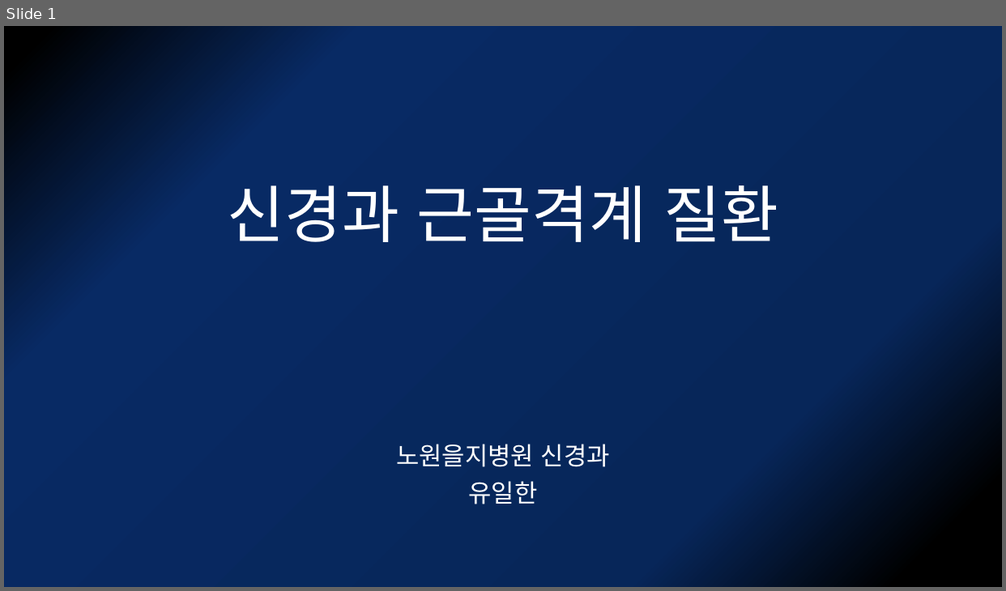
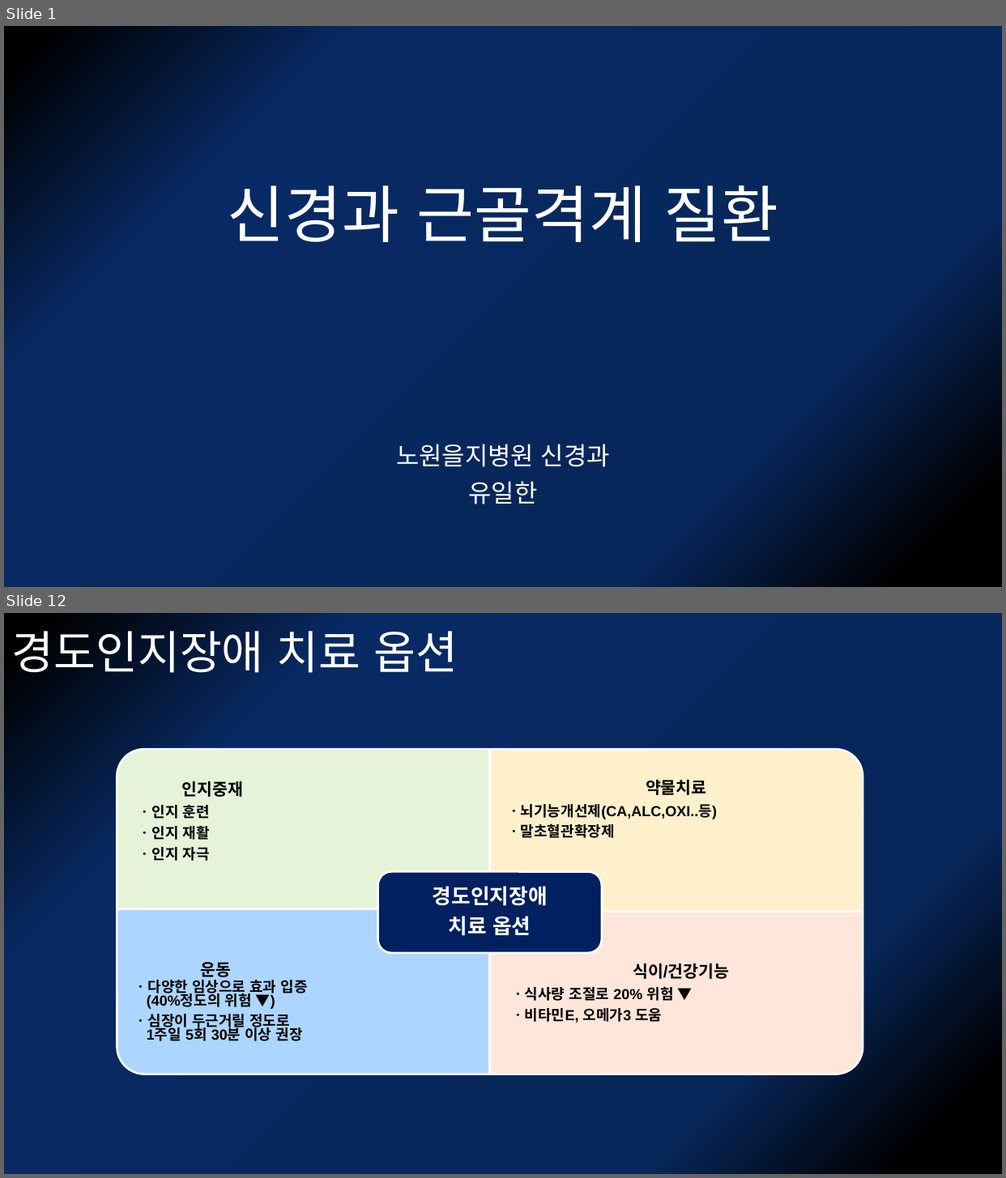
Before and after one commit to kjfdf/-, a slide deck: 신경과 근골격계 질환.pptx. Shown one above the other, each under a label of ours: slide 1 before the commit, slides 1 and 12 after it; the slides between them are not shown. The pictures are 1006x591 and 1006x1178 pixels, drawn with LibreOffice and Linux fonts; fonts in the diff are those of the drawing. Boxes give left, top, right and bottom in pixels: in the first picture for what was removed or moved away, otherwise in the second. Text is boxed around its words. In the diff, an @@ line names an element or a change of style, - is before the commit and + after.

```diff
--- a/신경과 근골격계 질환.pptx
+++ b/신경과 근골격계 질환.pptx
@@ slide 12 added at (4,613,1002,1174), background gradient #000000 to #072659 to #082A64 @@
@@ title added at (11,623,458,681), 44 pt, text #FFFFFF @@
+경도인지장애 치료 옵션
@@ group added at (117,749,863,1075): 5 texts, 4 round rects, 1 rounded rectangle @@
+인지중재
+ㆍ인지 훈련
+ㆍ인지 재활
+ㆍ인지 자극
+약물치료
+ㆍ뇌기능개선제(CA,ALC,OXI..등)
+ㆍ말초혈관확장제
+운동
+ㆍ다양한 임상으로 효과 입증
+(40%정도의 위험 ▼)
+ㆍ심장이 두근거릴 정도로
+1주일 5회 30분 이상 권장
+식이/건강기능
+ㆍ식사량 조절로 20% 위험 ▼
+ㆍ비타민E, 오메가3 도움
+경도인지장애
+치료 옵션
```
Also in this commit, not shown: 20 other slides added, 1 slide removed.
